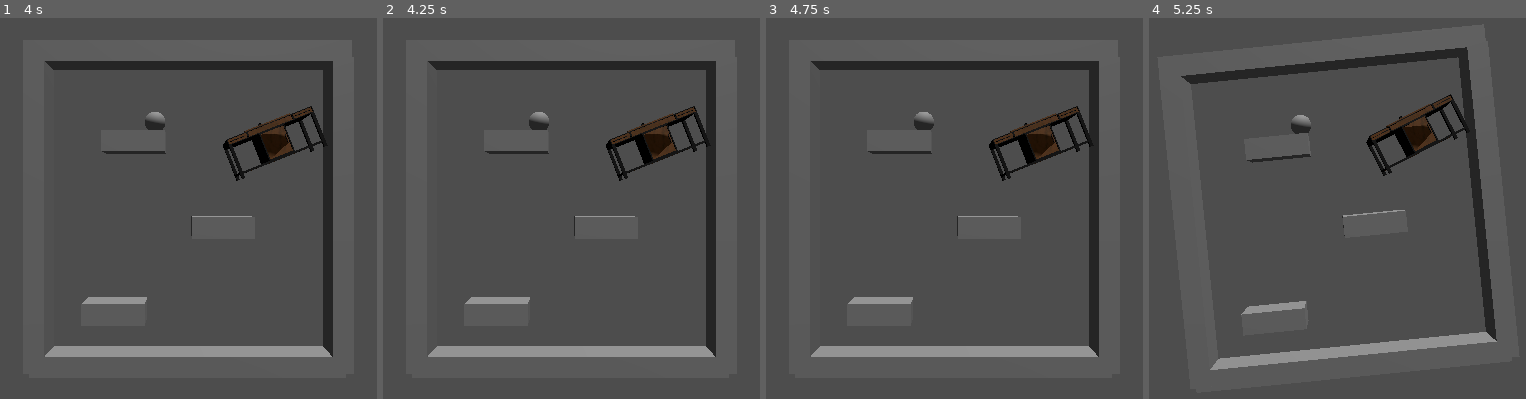
Above: before the commit, frames 1-4 (left to right).
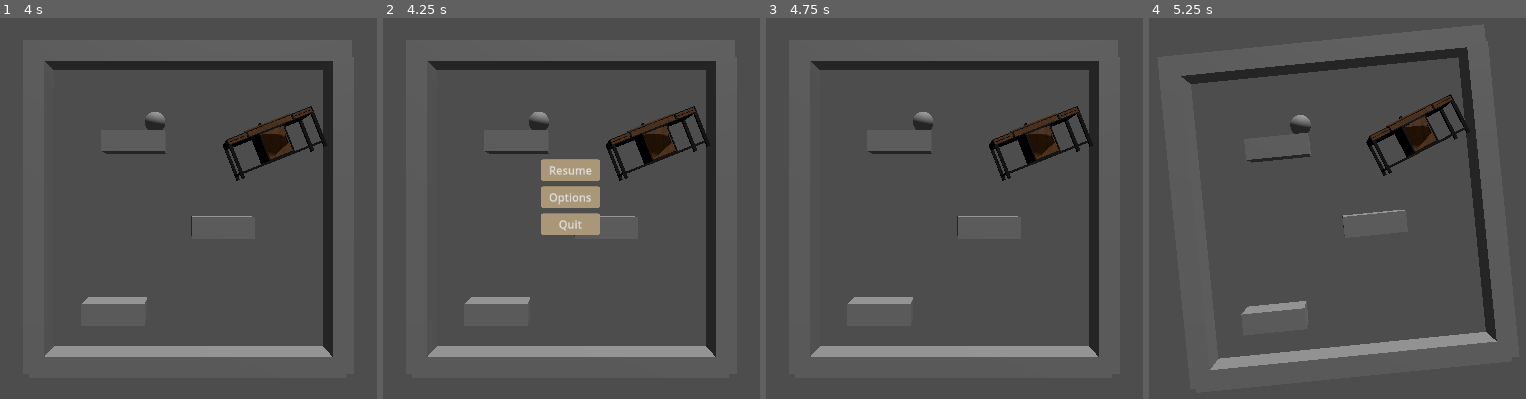
Above: after the commit, the same moments.

Repository: etournity/maybe_down
Game: Godot game, scene res://scenes/main.tscn
The game is run twice, just before and just after one commit, with the same random seed, the same clock (stepped at 60 frames per second) and the same inputs.
Inputs (mouse positions are in pixels of both pictures, inside the frame that each line leads up to):
- Up to frame 1 (4 s): move the mouse to (361, 174) at 0.52 s; tap Mouse wheel down (left) at 0.6, 1.55, 2.1, 3.05, 3.6 s; tap Mouse wheel up (right) at 0.8, 1.35, 2.3, 2.85, 3.8 s; tap Enter at 1.25, 3.5 s; move the mouse to (26, 219) at 1.27 s; tap Space at 2 s; move the mouse to (267, 98) at 2.02 s; move the mouse to (147, 288) at 2.77 s; move the mouse to (outside the picture) at 3.52 s
- Up to frame 2 (4.25 s): tap Escape (pause, bound only after the commit) at 4.15 s
- Up to frame 3 (4.75 s): click (954, 170) at 4.25 s, where only the run after the commit has a clickable "Resume"
- Up to frame 4 (5.25 s): tap Space at 5 s; move the mouse to (outside the picture) at 5.02 s; tap Mouse wheel up (right) at 5.1 s

Frame 1 is identical in both runs. In frame 2, 2.7% of the frame differs, in the area x 40-58%, y 24-57%; in frame 3, less than 0.1%; in frame 4, less than 0.1%.

Commit message:
add main and pause menu

Diff:
--- /dev/null
+++ b/Main Menu.gd
@@ -0,0 +1,26 @@
+extends Control
+
+
+# Called when the node enters the scene tree for the first time.
+func _ready():
+	pass # Replace with function body.
+
+
+# Called every frame. 'delta' is the elapsed time since the previous frame.
+func _process(delta):
+	pass
+
+
+func _on_play_pressed():
+	get_tree().change_scene_to_file("res://scenes/main.tscn")
+
+func _on_options_pressed():
+	$Container.hide()
+	$options.open()
+
+func _on_exit_pressed():
+	get_tree().quit()
+
+func _on_options_back():
+	$options.close()
+	$Container.show()
--- /dev/null
+++ b/assets/menu_theme.tres
@@ -0,0 +1,16 @@
+[gd_resource type="Theme" load_steps=2 format=3 uid="uid://wwwdqjtvax0k"]
+
+[sub_resource type="StyleBoxFlat" id="StyleBoxFlat_bwul1"]
+bg_color = Color(0.662745, 0.592157, 0.466667, 1)
+corner_radius_top_left = 4
+corner_radius_top_right = 4
+corner_radius_bottom_right = 4
+corner_radius_bottom_left = 4
+expand_margin_left = 12.0
+expand_margin_top = 4.0
+expand_margin_right = 12.0
+expand_margin_bottom = 4.0
+anti_aliasing_size = 0.5
+
+[resource]
+Button/styles/normal = SubResource("StyleBoxFlat_bwul1")
--- /dev/null
+++ b/options.gd
@@ -0,0 +1,20 @@
+extends Control
+
+signal back
+# Called when the node enters the scene tree for the first time.
+func _ready():
+	hide()
+
+
+# Called every frame. 'delta' is the elapsed time since the previous frame.
+func _process(delta):
+	pass
+
+func open():
+	show()
+
+func close():
+	hide()
+
+func _on_button_pressed():
+	back.emit()
--- a/project.godot
+++ b/project.godot
@@ -41,6 +41,11 @@
 "events": [Object(InputEventKey,"resource_local_to_scene":false,"resource_name":"","device":-1,"window_id":0,"alt_pressed":false,"shift_pressed":false,"ctrl_pressed":true,"meta_pressed":false,"pressed":false,"keycode":0,"physical_keycode":81,"key_label":0,"unicode":0,"echo":false,"script":null)
 ]
 }
+pause={
+"deadzone": 0.5,
+"events": [Object(InputEventKey,"resource_local_to_scene":false,"resource_name":"","device":-1,"window_id":0,"alt_pressed":false,"shift_pressed":false,"ctrl_pressed":false,"meta_pressed":false,"pressed":false,"keycode":0,"physical_keycode":4194305,"key_label":0,"unicode":0,"echo":false,"script":null)
+]
+}
 
 [physics]
 
--- a/scenes/World.gd
+++ b/scenes/World.gd
@@ -20,3 +20,22 @@
 
 	if(Input.is_action_just_pressed("quit")):
 		get_tree().quit()
+
+	if(Input.is_action_just_pressed("pause")):
+		if($pause_menu.isOpen):
+			$pause_menu.close()
+		else:
+			$pause_menu.open()
+		toggle_time($pause_menu.isOpen)
+
+
+func toggle_time(isPaused: bool):
+	if(isPaused):
+		Engine.time_scale = 0
+	else:
+		Engine.time_scale = 1
+
+
+func _on_pause_menu_resume():
+	$pause_menu.close()
+	toggle_time(false)
--- a/scenes/main.tscn
+++ b/scenes/main.tscn
@@ -1,7 +1,8 @@
-[gd_scene load_steps=13 format=3 uid="uid://7tw7q0wgsivv"]
+[gd_scene load_steps=14 format=3 uid="uid://7tw7q0wgsivv"]
 
 [ext_resource type="Script" path="res://scenes/World.gd" id="1_k8dhs"]
 [ext_resource type="PackedScene" uid="uid://bfs3ewieb5wyj" path="res://assets/objects/realistic/Sink.tscn" id="2_3it8b"]
+[ext_resource type="PackedScene" uid="uid://6pg8sfpakjl1" path="res://scenes/pause_menu.tscn" id="3_p022i"]
 
 [sub_resource type="Environment" id="Environment_tnlyh"]
 
@@ -132,3 +133,7 @@
 
 [node name="silestoneSink" parent="World" instance=ExtResource("2_3it8b")]
 transform = Transform3D(0.929796, -0.368076, 0, 0.368076, 0.929796, 0, 0, 0, 1, 4.51148, 3.00169, -0.0913229)
+
+[node name="pause_menu" parent="." instance=ExtResource("3_p022i")]
+
+[connection signal="resume" from="pause_menu" to="." method="_on_pause_menu_resume"]
--- /dev/null
+++ b/scenes/main_menu.tscn
@@ -0,0 +1,61 @@
+[gd_scene load_steps=4 format=3 uid="uid://bj80057dc046u"]
+
+[ext_resource type="Theme" uid="uid://wwwdqjtvax0k" path="res://assets/menu_theme.tres" id="1_my66k"]
+[ext_resource type="Script" path="res://Main Menu.gd" id="2_5cuwc"]
+[ext_resource type="PackedScene" uid="uid://cvmrqbvh3wu0j" path="res://scenes/options.tscn" id="3_w63go"]
+
+[node name="Main Menu" type="Control"]
+layout_mode = 3
+anchors_preset = 15
+anchor_right = 1.0
+anchor_bottom = 1.0
+grow_horizontal = 2
+grow_vertical = 2
+theme = ExtResource("1_my66k")
+script = ExtResource("2_5cuwc")
+
+[node name="Container" type="VBoxContainer" parent="."]
+layout_mode = 0
+offset_right = 1152.0
+offset_bottom = 648.0
+theme_override_constants/separation = 40
+alignment = 1
+
+[node name="CenterContainer2" type="CenterContainer" parent="Container"]
+layout_mode = 2
+
+[node name="RichTextLabel" type="RichTextLabel" parent="Container/CenterContainer2"]
+layout_mode = 2
+theme_override_font_sizes/normal_font_size = 72
+text = "Maybe Down?"
+fit_content = true
+autowrap_mode = 0
+
+[node name="CenterContainer" type="CenterContainer" parent="Container"]
+layout_mode = 2
+
+[node name="VBoxContainer" type="VBoxContainer" parent="Container/CenterContainer"]
+layout_mode = 2
+theme_override_constants/separation = 16
+alignment = 1
+
+[node name="Play" type="Button" parent="Container/CenterContainer/VBoxContainer"]
+layout_mode = 2
+text = "Play"
+
+[node name="Options" type="Button" parent="Container/CenterContainer/VBoxContainer"]
+layout_mode = 2
+text = "Options"
+
+[node name="Exit" type="Button" parent="Container/CenterContainer/VBoxContainer"]
+layout_mode = 2
+text = "Exit"
+
+[node name="options" parent="." instance=ExtResource("3_w63go")]
+visible = false
+layout_mode = 1
+
+[connection signal="pressed" from="Container/CenterContainer/VBoxContainer/Play" to="." method="_on_play_pressed"]
+[connection signal="pressed" from="Container/CenterContainer/VBoxContainer/Options" to="." method="_on_options_pressed"]
+[connection signal="pressed" from="Container/CenterContainer/VBoxContainer/Exit" to="." method="_on_exit_pressed"]
+[connection signal="back" from="options" to="." method="_on_options_back"]
--- /dev/null
+++ b/scenes/options.tscn
@@ -0,0 +1,90 @@
+[gd_scene load_steps=2 format=3 uid="uid://cvmrqbvh3wu0j"]
+
+[ext_resource type="Script" path="res://options.gd" id="1_003dg"]
+
+[node name="options" type="Control"]
+layout_mode = 3
+anchors_preset = 15
+anchor_right = 1.0
+anchor_bottom = 1.0
+grow_horizontal = 2
+grow_vertical = 2
+script = ExtResource("1_003dg")
+
+[node name="VBoxContainer" type="VBoxContainer" parent="."]
+layout_mode = 0
+offset_right = 1152.0
+offset_bottom = 648.0
+theme_override_constants/separation = 16
+alignment = 1
+
+[node name="VBoxContainer" type="VBoxContainer" parent="VBoxContainer"]
+layout_mode = 2
+
+[node name="MasterVolume" type="CenterContainer" parent="VBoxContainer/VBoxContainer"]
+layout_mode = 2
+
+[node name="VBoxContainer" type="VBoxContainer" parent="VBoxContainer/VBoxContainer/MasterVolume"]
+layout_mode = 2
+
+[node name="Label" type="Label" parent="VBoxContainer/VBoxContainer/MasterVolume/VBoxContainer"]
+layout_mode = 2
+text = "Master"
+
+[node name="MasterSlider" type="HSlider" parent="VBoxContainer/VBoxContainer/MasterVolume/VBoxContainer"]
+clip_contents = true
+custom_minimum_size = Vector2(200, 0)
+layout_mode = 2
+min_value = -50.0
+max_value = 0.0
+tick_count = 5
+ticks_on_borders = true
+
+[node name="MusicVolume" type="CenterContainer" parent="VBoxContainer/VBoxContainer"]
+layout_mode = 2
+
+[node name="VBoxContainer" type="VBoxContainer" parent="VBoxContainer/VBoxContainer/MusicVolume"]
+layout_mode = 2
+
+[node name="Label" type="Label" parent="VBoxContainer/VBoxContainer/MusicVolume/VBoxContainer"]
+layout_mode = 2
+text = "Music"
+
+[node name="MusicSlider" type="HSlider" parent="VBoxContainer/VBoxContainer/MusicVolume/VBoxContainer"]
+clip_contents = true
+custom_minimum_size = Vector2(200, 0)
+layout_mode = 2
+min_value = -50.0
+max_value = 0.0
+tick_count = 5
+ticks_on_borders = true
+
+[node name="EffectsVolume" type="CenterContainer" parent="VBoxContainer/VBoxContainer"]
+layout_mode = 2
+
+[node name="VBoxContainer" type="VBoxContainer" parent="VBoxContainer/VBoxContainer/EffectsVolume"]
+layout_mode = 2
+
+[node name="Label" type="Label" parent="VBoxContainer/VBoxContainer/EffectsVolume/VBoxContainer"]
+layout_mode = 2
+text = "Effects
+"
+
+[node name="EffectsSlider" type="HSlider" parent="VBoxContainer/VBoxContainer/EffectsVolume/VBoxContainer"]
+clip_contents = true
+custom_minimum_size = Vector2(200, 0)
+layout_mode = 2
+min_value = -50.0
+max_value = 0.0
+tick_count = 5
+ticks_on_borders = true
+
+[node name="CenterContainer4" type="CenterContainer" parent="VBoxContainer"]
+layout_mode = 2
+
+[node name="Button" type="Button" parent="VBoxContainer/CenterContainer4"]
+layout_mode = 2
+text = "Back
+"
+
+[connection signal="pressed" from="VBoxContainer/CenterContainer4/Button" to="." method="_on_button_pressed"]
--- /dev/null
+++ b/scenes/pause_menu.gd
@@ -0,0 +1,40 @@
+extends Control
+
+var isOpen: bool
+
+signal resume
+# Called when the node enters the scene tree for the first time.
+func _ready():
+	hide()
+	isOpen = false
+
+
+# Called every frame. 'delta' is the elapsed time since the previous frame.
+func _process(delta):
+	pass
+
+func open():
+	isOpen = true
+	show()
+
+func close():
+	isOpen = false
+	hide()
+
+func _on_options_pressed():
+	$VBoxContainer.hide()
+	$options.open()
+
+
+
+func _on_options_back():
+	$options.close()
+	$VBoxContainer.show()
+
+
+func _on_resume_pressed():
+	resume.emit()
+
+
+func _on_quit_pressed():
+	get_tree().quit()
--- /dev/null
+++ b/scenes/pause_menu.tscn
@@ -0,0 +1,48 @@
+[gd_scene load_steps=4 format=3 uid="uid://6pg8sfpakjl1"]
+
+[ext_resource type="Theme" uid="uid://wwwdqjtvax0k" path="res://assets/menu_theme.tres" id="1_mw7ct"]
+[ext_resource type="Script" path="res://scenes/pause_menu.gd" id="2_bde2u"]
+[ext_resource type="PackedScene" uid="uid://cvmrqbvh3wu0j" path="res://scenes/options.tscn" id="3_0y4mm"]
+
+[node name="pause_menu" type="Control"]
+layout_mode = 3
+anchors_preset = 15
+anchor_right = 1.0
+anchor_bottom = 1.0
+grow_horizontal = 2
+grow_vertical = 2
+theme = ExtResource("1_mw7ct")
+script = ExtResource("2_bde2u")
+
+[node name="VBoxContainer" type="VBoxContainer" parent="."]
+layout_mode = 0
+offset_right = 1152.0
+offset_bottom = 648.0
+alignment = 1
+
+[node name="CenterContainer" type="CenterContainer" parent="VBoxContainer"]
+layout_mode = 2
+
+[node name="VBoxContainer" type="VBoxContainer" parent="VBoxContainer/CenterContainer"]
+layout_mode = 2
+theme_override_constants/separation = 16
+
+[node name="Resume" type="Button" parent="VBoxContainer/CenterContainer/VBoxContainer"]
+layout_mode = 2
+text = "Resume"
+
+[node name="Options" type="Button" parent="VBoxContainer/CenterContainer/VBoxContainer"]
+layout_mode = 2
+text = "Options"
+
+[node name="Quit" type="Button" parent="VBoxContainer/CenterContainer/VBoxContainer"]
+layout_mode = 2
+text = "Quit"
+
+[node name="options" parent="." instance=ExtResource("3_0y4mm")]
+layout_mode = 1
+
+[connection signal="pressed" from="VBoxContainer/CenterContainer/VBoxContainer/Resume" to="." method="_on_resume_pressed"]
+[connection signal="pressed" from="VBoxContainer/CenterContainer/VBoxContainer/Options" to="." method="_on_options_pressed"]
+[connection signal="pressed" from="VBoxContainer/CenterContainer/VBoxContainer/Quit" to="." method="_on_quit_pressed"]
+[connection signal="back" from="options" to="." method="_on_options_back"]
